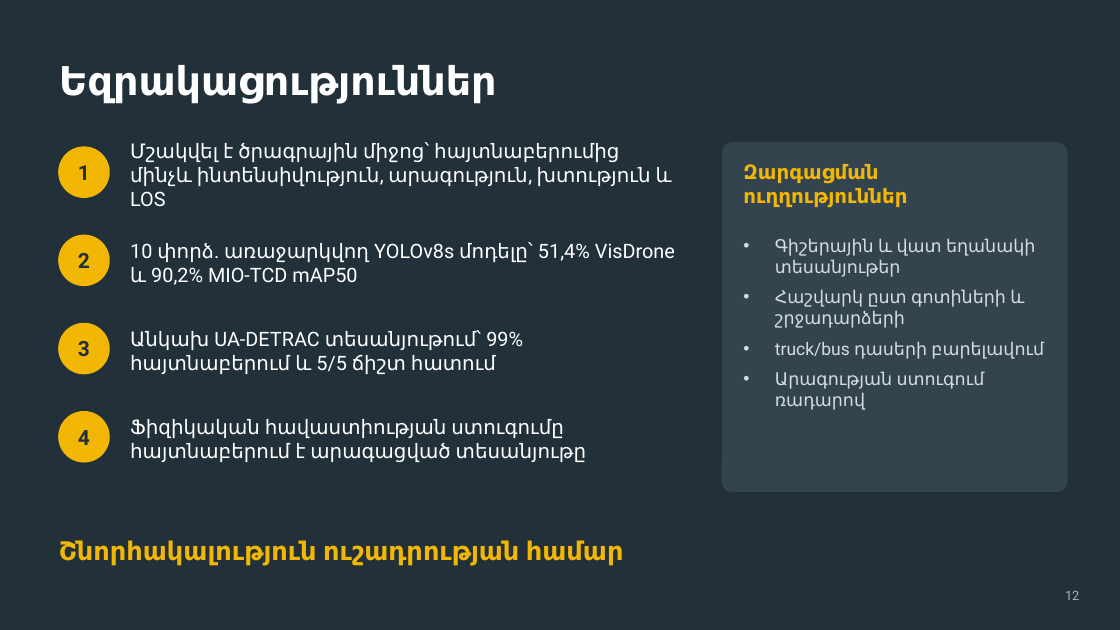
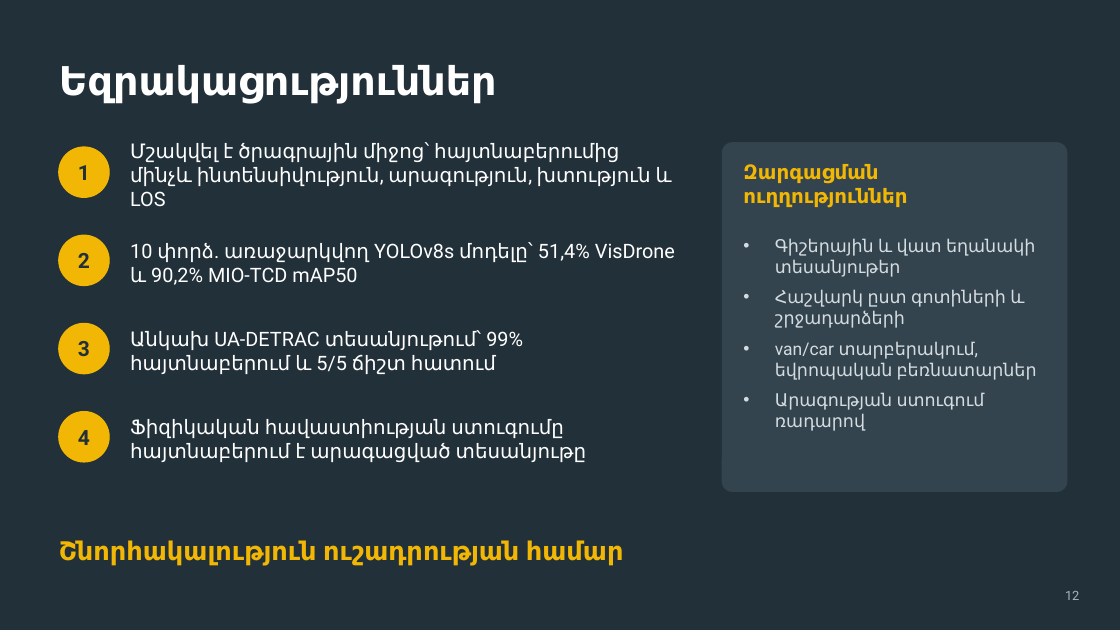
Before and after one commit to marrr862/traffic-cnn, a slide deck: slide 12 of thesis/presentation/DEFENSE.pptx. Drawn at 1120x630 pixels with LibreOffice and Linux fonts; fonts in the diff are those of the drawing. Boxes give left, top, right and bottom in pixels: in the first picture for what was removed or moved away, otherwise in the second. Text is boxed around its words. In the diff, an @@ line names an element or a change of style, - is before the commit and + after.

```diff
--- a/thesis/presentation/DEFENSE.pptx
+++ b/thesis/presentation/DEFENSE.pptx
@@ text at box(775, 341, 1037, 380): text changed @@
-• truck/bus դասերի բարելավում
+• van/car տարբերակում, եվրոպական բեռնատարներ
```
Also in this commit, not shown: 1 other slide changed, 13 other files.
